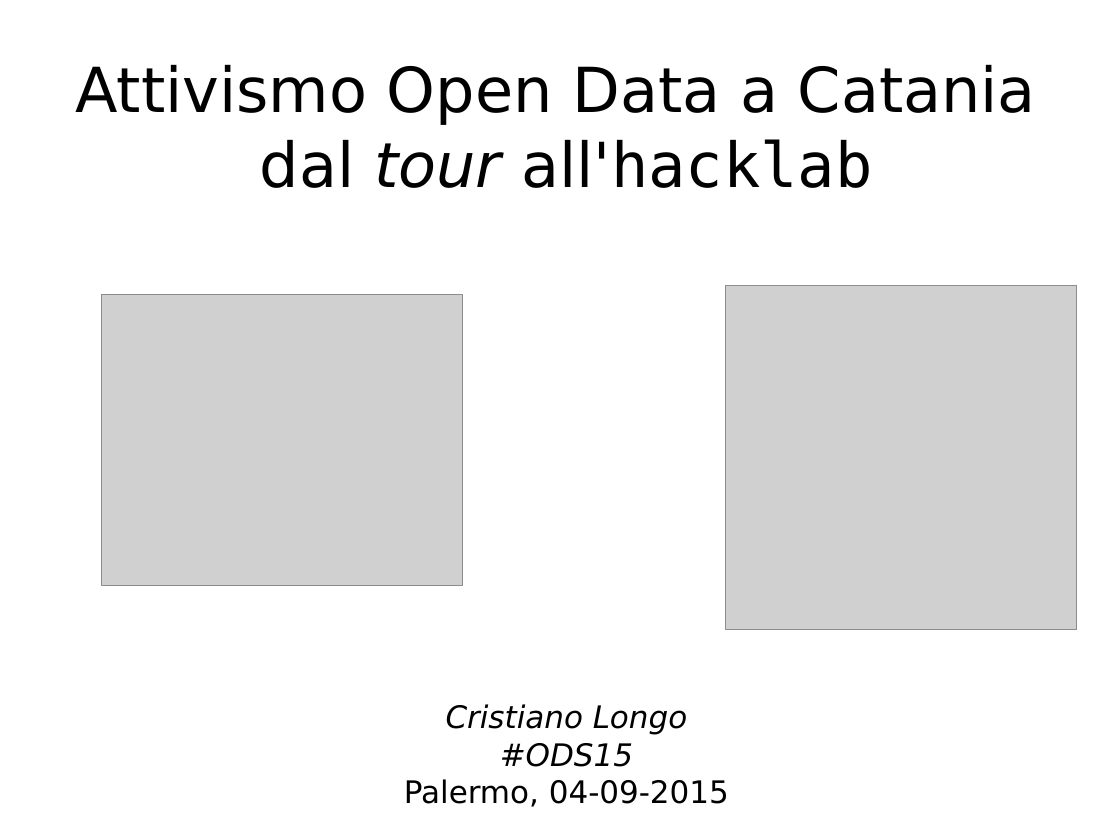
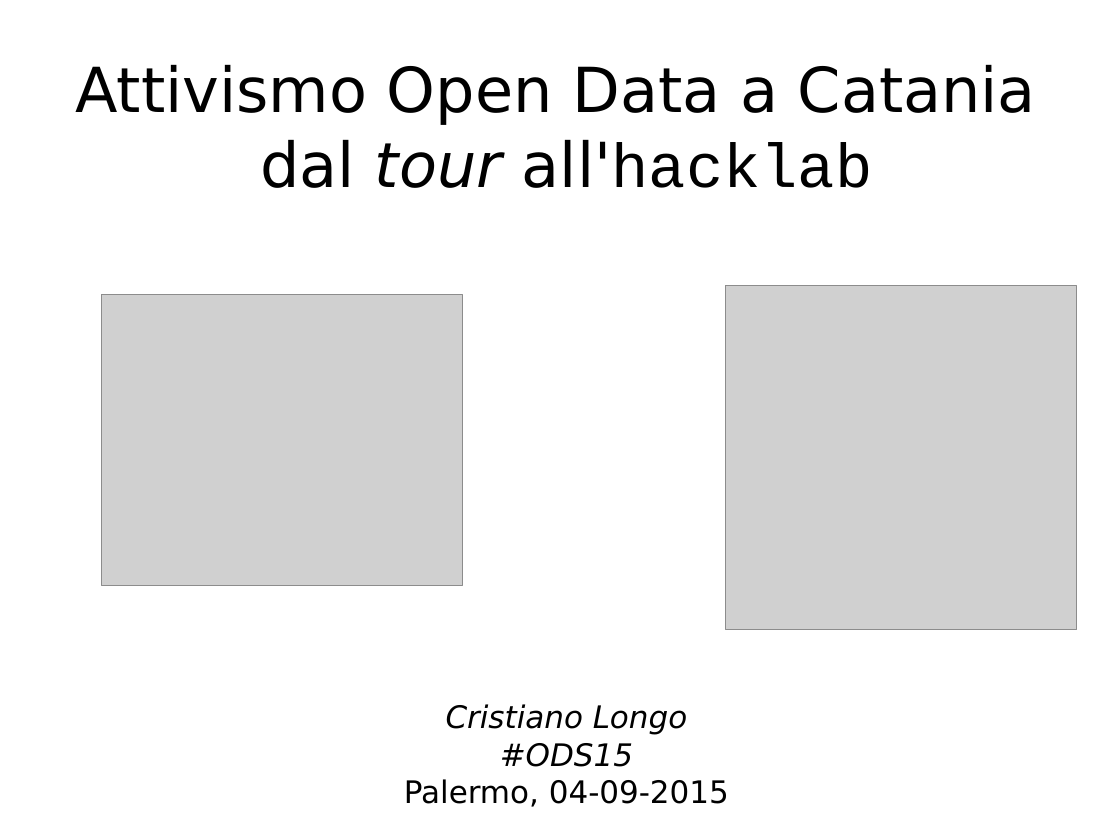
Before and after one commit to opendatahacklab/opendatahacklab.github.io, a slide deck: slide 1 of events/odt_ods15.odp. Drawn at 1120x840 pixels with LibreOffice and Linux fonts; fonts in the diff are those of the drawing; grey boxes stand for pictures; background and template pictures are left out. Boxes give left, top, right and bottom in pixels: in the first picture for what was removed or moved away, otherwise in the second. Text is boxed around its words. In the diff, an @@ line names an element or a change of style, - is before the commit and + after.

```diff
--- a/events/odt_ods15.odp
+++ b/events/odt_ods15.odp
@@ title "Attivismo Open Data a Catania ..." at (75,64,1036,188): font DejaVu Sans Mono to Courier New in "all'hacklab" @@
```
Also in this commit, not shown: 3 other slides changed, 1 other file.
